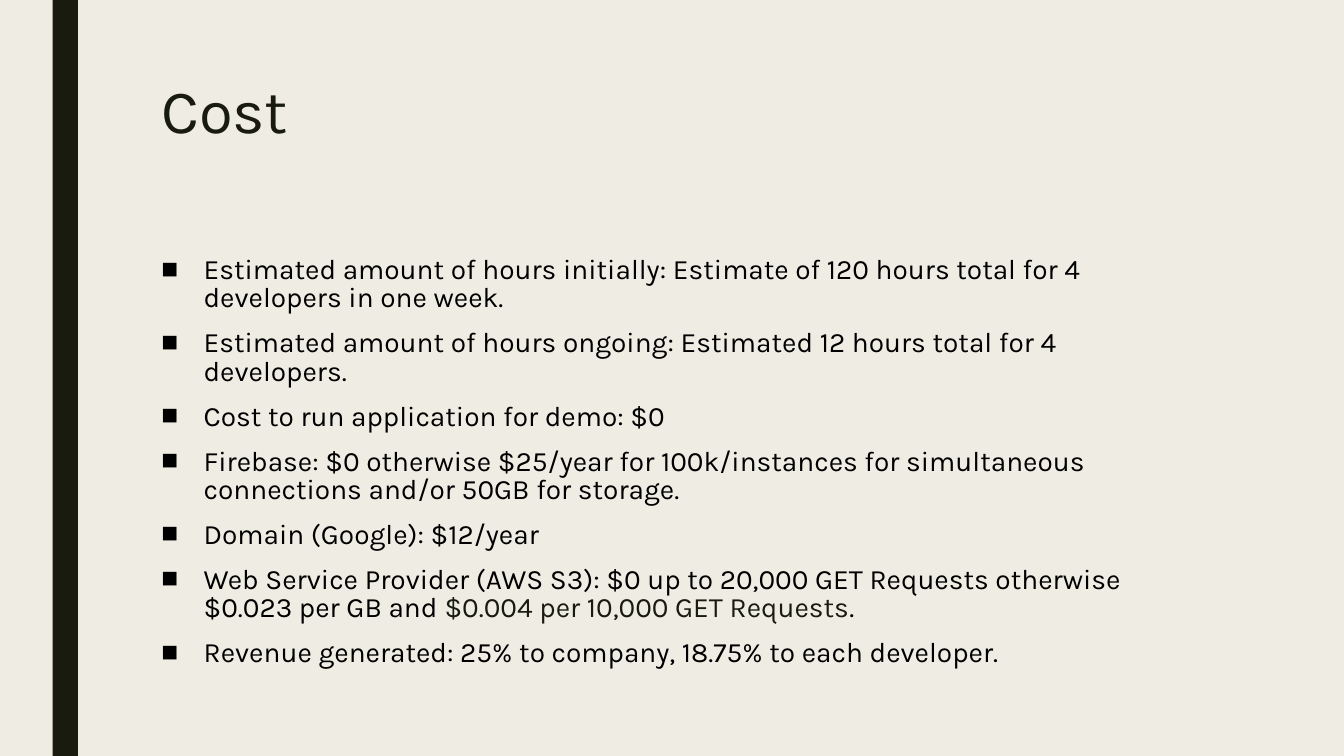
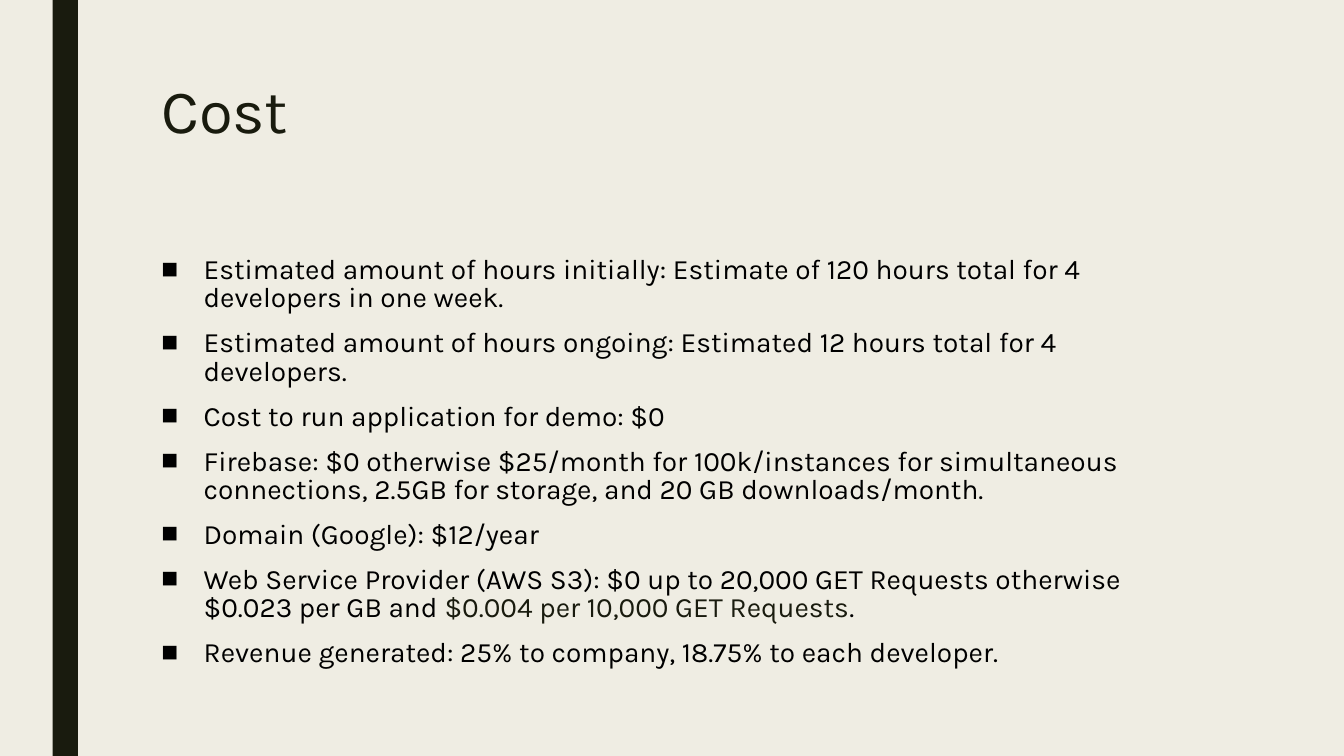
Before and after one commit to codeDeck-Learning-Tools/codeDeck, a slide deck: slide 10 of powerpoint/codeDeck.pptx. Drawn at 1344x756 pixels with LibreOffice and Linux fonts; fonts in the diff are those of the drawing. Boxes give left, top, right and bottom in pixels: in the first picture for what was removed or moved away, otherwise in the second. Text is boxed around its words. In the diff, an @@ line names an element or a change of style, - is before the commit and + after.

Commit message:
corrected info on firebase costs

```diff
--- a/powerpoint/codeDeck.pptx
+++ b/powerpoint/codeDeck.pptx
@@ text at (x1=204, y1=450, x2=1117, y2=506): text changed @@
-■ Firebase: $0 otherwise $25/year for 100k/instances for simultaneous connections and/or 50GB for storage.
+■ Firebase: $0 otherwise $25/month for 100k/instances for simultaneous connections, 2.5GB for storage, and 20 GB downloads/month.
```
